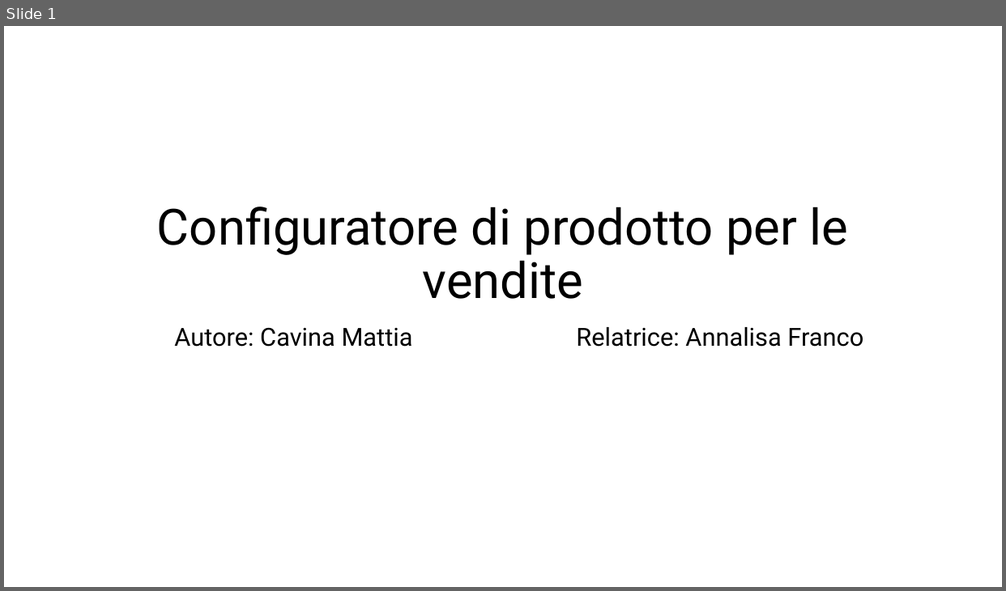
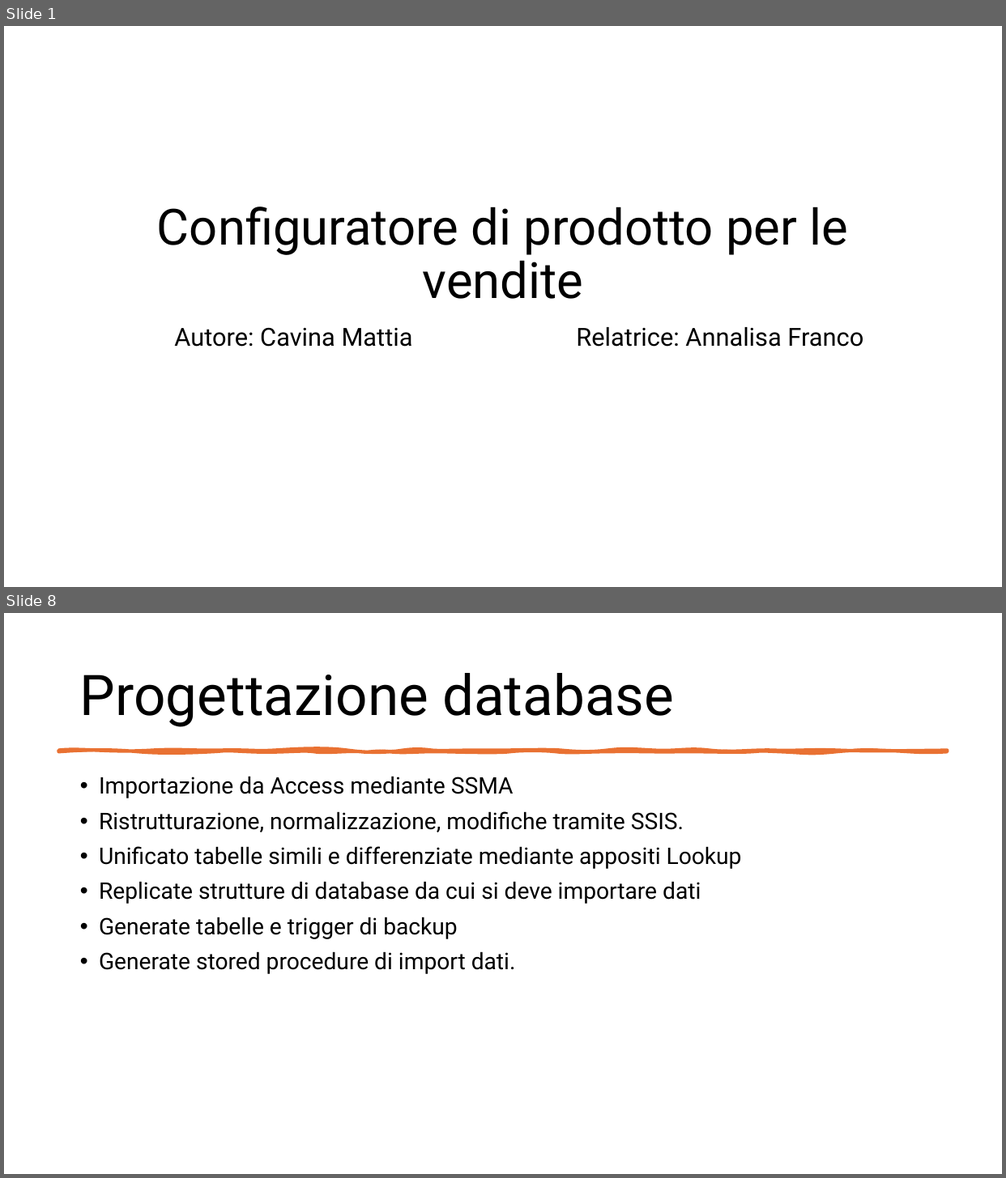
Before and after one commit to Cav95/Tesi_Triennale, a slide deck: Slide/Configuratore di prodotto per le vendite.pptx. Shown one above the other, each under a label of ours: slide 1 before the commit, slides 1 and 8 after it; the slides between them are not shown. The pictures are 1006x591 and 1006x1178 pixels, drawn with LibreOffice and Linux fonts; fonts in the diff are those of the drawing. Boxes give left, top, right and bottom in pixels: in the first picture for what was removed or moved away, otherwise in the second. Text is boxed around its words. In the diff, an @@ line names an element or a change of style, - is before the commit and + after.

```diff
--- a/Slide/Configuratore di prodotto per le vendite.pptx
+++ b/Slide/Configuratore di prodotto per le vendite.pptx
@@ slide 8 added at (4, 613, 1002, 1174), background #FFFFFF @@
@@ title added at (80, 673, 674, 727), 54 pt, text #000000 @@
+Progettazione database
@@ freeform shape added at (58, 750, 948, 752), fill #E97132, outline #E97132 3.25 pt @@
@@ text added at (99, 776, 742, 974), 22 pt, text #000000 @@
+• Importazione da Access mediante SSMA
+• Ristrutturazione, normalizzazione, modifiche tramite SSIS.
+• Unificato tabelle simili e differenziate mediante appositi Lookup
+• Replicate strutture di database da cui si deve importare dati
+• Generate tabelle e trigger di backup
+• Generate stored procedure di import dati.
```
Also in this commit, not shown: 1 slide changed, 9 other slides added, 1 other file.
